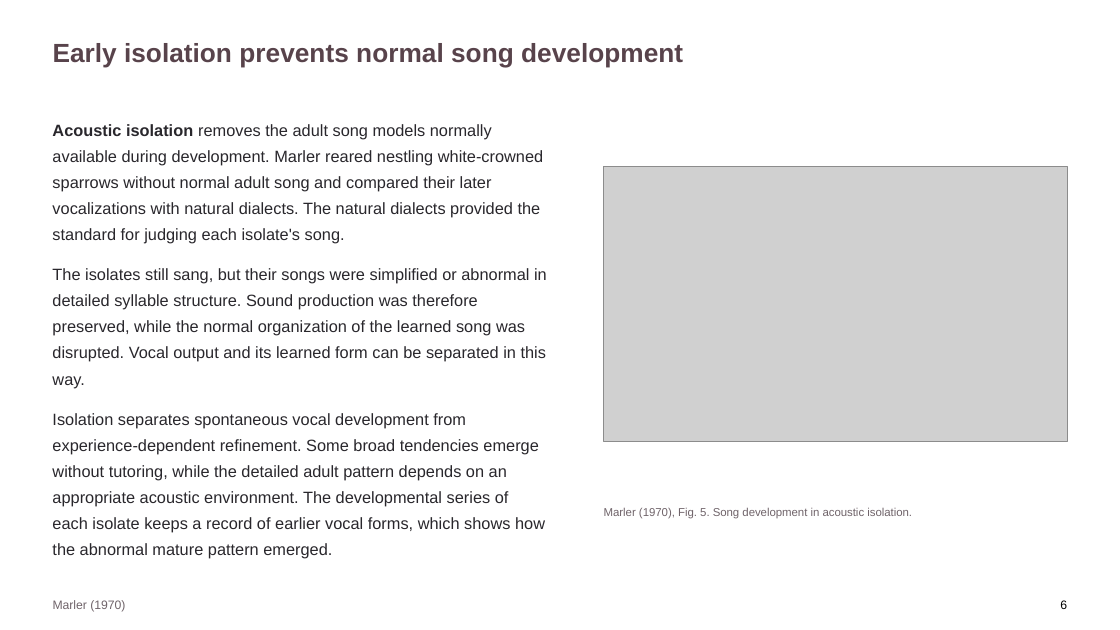
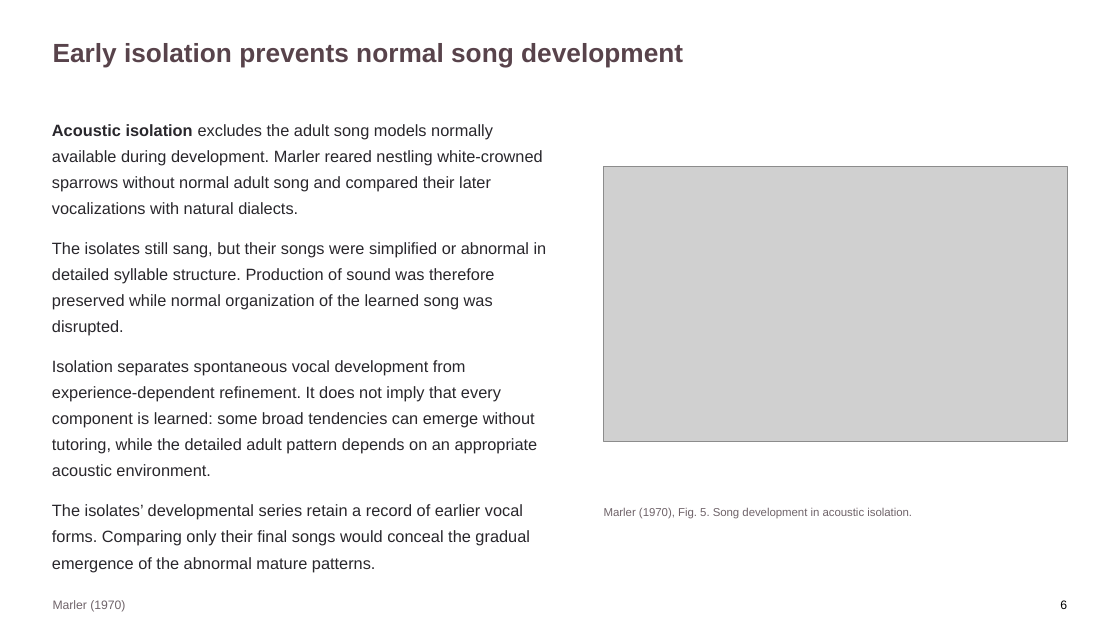
Before and after one commit to jordanxxlopez/NEUROETHOLOGY, a slide deck: slide 7 of scaffolded/Neuroethology_Lecture33_FA2026_SCAFFOLDED.pptx. Drawn at 1120x630 pixels with LibreOffice and Linux fonts; fonts in the diff are those of the drawing; grey boxes stand for pictures. Boxes give left, top, right and bottom in pixels: in the first picture for what was removed or moved away, otherwise in the second. Text is boxed around its words. In the diff, an @@ line names an element or a change of style, - is before the commit and + after.

```diff
--- a/scaffolded/Neuroethology_Lecture33_FA2026_SCAFFOLDED.pptx
+++ b/scaffolded/Neuroethology_Lecture33_FA2026_SCAFFOLDED.pptx
@@ text at <box>52,124,547,572</box>: text changed @@
-Acoustic isolation removes the adult song models normally available during development. Marler reared nestling white-crowned sparrows without normal adult song and compared their later vocalizations with natural dialects. The natural dialects provided the standard for judging each isolate's song.
-The isolates still sang, but their songs were simplified or abnormal in detailed syllable structure. Sound production was therefore preserved, while the normal organization of the learned song was disrupted. Vocal output and its learned form can be separated in this way.
-Isolation separates spontaneous vocal development from experience-dependent refinement. Some broad tendencies emerge without tutoring, while the detailed adult pattern depends on an appropriate acoustic environment. The developmental series of each isolate keeps a record of earlier vocal forms, which shows how the abnormal mature pattern emerged.
+Acoustic isolation excludes the adult song models normally available during development. Marler reared nestling white-crowned sparrows without normal adult song and compared their later vocalizations with natural dialects.
+The isolates still sang, but their songs were simplified or abnormal in detailed syllable structure. Production of sound was therefore preserved while normal organization of the learned song was disrupted.
+Isolation separates spontaneous vocal development from experience-dependent refinement. It does not imply that every component is learned: some broad tendencies can emerge without tutoring, while the detailed adult pattern depends on an appropriate acoustic environment.
+The isolates’ developmental series retain a record of earlier vocal forms. Comparing only their final songs would conceal the gradual emergence of the abnormal mature patterns.
```
Also in this commit, not shown: 57 other slides changed, 8 other files.
